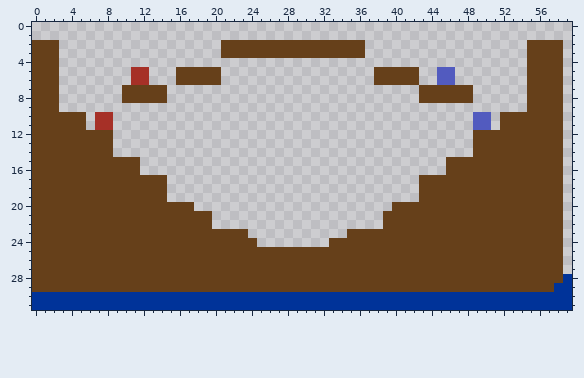
One commit to this pixel-art sprite: Assets/Resources/Sprites/Minimap/Map1/Map1_2teams.png. The picture above was drawn from the file before the commit.
The file is 60x32 pixels.
After:
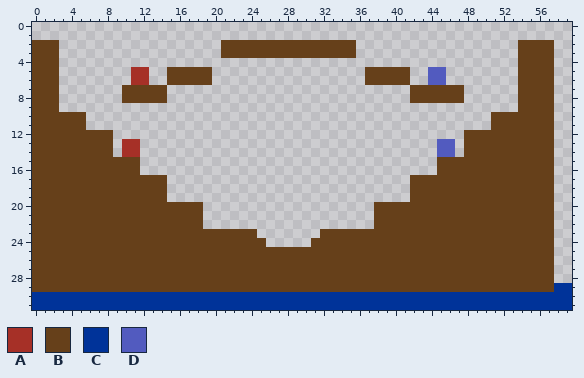
Palette (. is transparent): A #a63027  B #66401a  C #003399  D #525bbf
Diff:
@@ x 0..59 @@
  1 ............................................................
- 2 BBB..................BBBBBBBBBBBBBBBB..................BBBB.
- 3 BBB..................BBBBBBBBBBBBBBBB..................BBBB.
- 4 BBB....................................................BBBB.
- 5 BBB........AA...BBBBB.................BBBBB..DD........BBBB.
- 6 BBB........AA...BBBBB.................BBBBB..DD........BBBB.
- 7 BBB.......BBBBB............................BBBBBB......BBBB.
- 8 BBB.......BBBBB............................BBBBBB......BBBB.
- 9 BBB....................................................BBBB.
-10 BBBBBB.AA........................................DD.BBBBBBB.
-11 BBBBBB.AA........................................DD.BBBBBBB.
-12 BBBBBBBBB........................................BBBBBBBBBB.
-13 BBBBBBBBB........................................BBBBBBBBBB.
-14 BBBBBBBBB........................................BBBBBBBBBB.
-15 BBBBBBBBBBBB..................................BBBBBBBBBBBBB.
-16 BBBBBBBBBBBB..................................BBBBBBBBBBBBB.
-17 BBBBBBBBBBBBBBB............................BBBBBBBBBBBBBBBB.
-18 BBBBBBBBBBBBBBB............................BBBBBBBBBBBBBBBB.
-19 BBBBBBBBBBBBBBB............................BBBBBBBBBBBBBBBB.
-20 BBBBBBBBBBBBBBBBBB......................BBBBBBBBBBBBBBBBBBB.
-21 BBBBBBBBBBBBBBBBBBBB...................BBBBBBBBBBBBBBBBBBBB.
-22 BBBBBBBBBBBBBBBBBBBB...................BBBBBBBBBBBBBBBBBBBB.
-23 BBBBBBBBBBBBBBBBBBBBBBBB...........BBBBBBBBBBBBBBBBBBBBBBBB.
-24 BBBBBBBBBBBBBBBBBBBBBBBBB........BBBBBBBBBBBBBBBBBBBBBBBBBB.
-25 BBBBBBBBBBBBBBBBBBBBBBBBBBBBBBBBBBBBBBBBBBBBBBBBBBBBBBBBBBB.
-26 BBBBBBBBBBBBBBBBBBBBBBBBBBBBBBBBBBBBBBBBBBBBBBBBBBBBBBBBBBB.
-27 BBBBBBBBBBBBBBBBBBBBBBBBBBBBBBBBBBBBBBBBBBBBBBBBBBBBBBBBBBB.
-28 BBBBBBBBBBBBBBBBBBBBBBBBBBBBBBBBBBBBBBBBBBBBBBBBBBBBBBBBBBBC
+ 2 BBB..................BBBBBBBBBBBBBBB..................BBBB..
+ 3 BBB..................BBBBBBBBBBBBBBB..................BBBB..
+ 4 BBB...................................................BBBB..
+ 5 BBB........AA..BBBBB.................BBBBB..DD........BBBB..
+ 6 BBB........AA..BBBBB.................BBBBB..DD........BBBB..
+ 7 BBB.......BBBBB...........................BBBBBB......BBBB..
+ 8 BBB.......BBBBB...........................BBBBBB......BBBB..
+ 9 BBB...................................................BBBB..
+10 BBBBBB.............................................BBBBBBB..
+11 BBBBBB.............................................BBBBBBB..
+12 BBBBBBBBB.......................................BBBBBBBBBB..
+13 BBBBBBBBB.AA.................................DD.BBBBBBBBBB..
+14 BBBBBBBBB.AA.................................DD.BBBBBBBBBB..
+15 BBBBBBBBBBBB.................................BBBBBBBBBBBBB..
+16 BBBBBBBBBBBB.................................BBBBBBBBBBBBB..
+17 BBBBBBBBBBBBBBB...........................BBBBBBBBBBBBBBBB..
+18 BBBBBBBBBBBBBBB...........................BBBBBBBBBBBBBBBB..
+19 BBBBBBBBBBBBBBB...........................BBBBBBBBBBBBBBBB..
+20 BBBBBBBBBBBBBBBBBBB...................BBBBBBBBBBBBBBBBBBBB..
+21 BBBBBBBBBBBBBBBBBBB...................BBBBBBBBBBBBBBBBBBBB..
+22 BBBBBBBBBBBBBBBBBBB...................BBBBBBBBBBBBBBBBBBBB..
+23 BBBBBBBBBBBBBBBBBBBBBBBBB.......BBBBBBBBBBBBBBBBBBBBBBBBBB..
+24 BBBBBBBBBBBBBBBBBBBBBBBBBB.....BBBBBBBBBBBBBBBBBBBBBBBBBBB..
+25 BBBBBBBBBBBBBBBBBBBBBBBBBBBBBBBBBBBBBBBBBBBBBBBBBBBBBBBBBB..
+26 BBBBBBBBBBBBBBBBBBBBBBBBBBBBBBBBBBBBBBBBBBBBBBBBBBBBBBBBBB..
+27 BBBBBBBBBBBBBBBBBBBBBBBBBBBBBBBBBBBBBBBBBBBBBBBBBBBBBBBBBB..
+28 BBBBBBBBBBBBBBBBBBBBBBBBBBBBBBBBBBBBBBBBBBBBBBBBBBBBBBBBBB..
 29 BBBBBBBBBBBBBBBBBBBBBBBBBBBBBBBBBBBBBBBBBBBBBBBBBBBBBBBBBBCC
Changed places in both pictures, as pixel boxes (x1, y1, x2, y2):
changed: (311, 40, 572, 283)
changed: (167, 67, 221, 85)
changed: (95, 112, 140, 157)
changed: (194, 202, 212, 229)
added: (248, 229, 266, 247)
